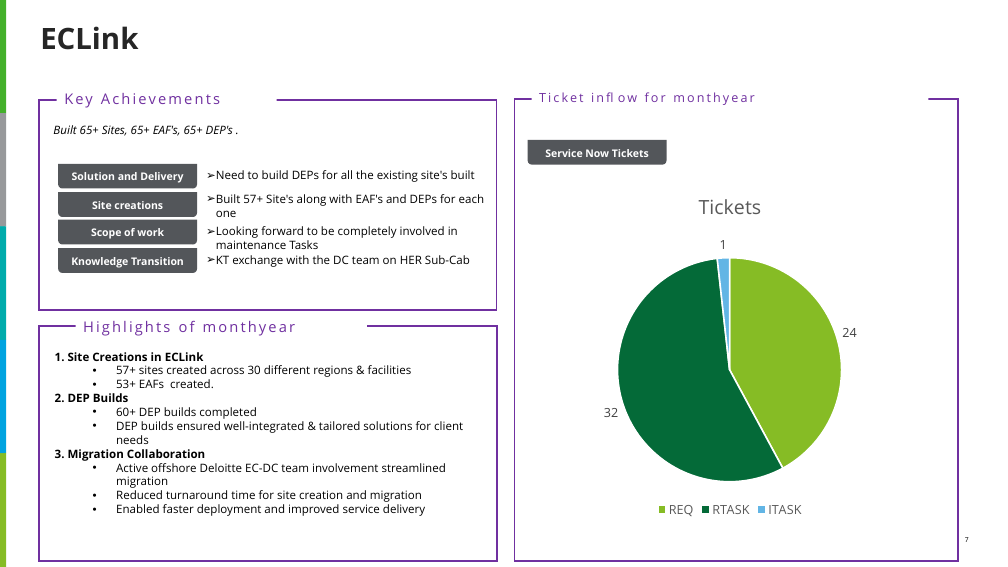
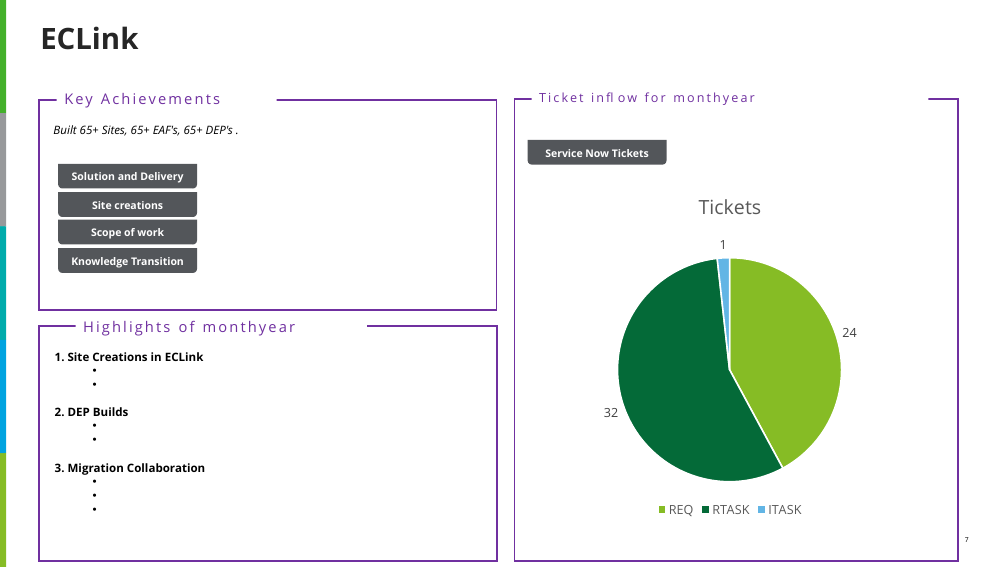
Before and after one commit to akshaya3206/Tracker-WeeklyDeck, a slide deck: slide 7 of Monthly_updates_CHRISTUS POD-1 Template.pptx. Drawn at 1008x567 pixels with LibreOffice and Linux fonts; fonts in the diff are those of the drawing. Boxes give left, top, right and bottom in pixels: in the first picture for what was removed or moved away, otherwise in the second. Text is boxed around its words. In the diff, an @@ line names an element or a change of style, - is before the commit and + after.

```diff
--- a/Monthly_updates_CHRISTUS POD-1 Template.pptx
+++ b/Monthly_updates_CHRISTUS POD-1 Template.pptx
@@ text removed at bbox=[216, 170, 475, 182] @@
-➢ Need to build DEPs for all the existing site's built
@@ text removed at bbox=[216, 194, 485, 217] @@
-➢ Built 57+ Site's along with EAF's and DEPs for each one
@@ text removed at bbox=[216, 226, 458, 249] @@
-➢ Looking forward to be completely involved in maintenance Tasks
@@ text removed at bbox=[216, 255, 470, 267] @@
-➢ KT exchange with the DC team on HER Sub-Cab
@@ text at bbox=[116, 365, 412, 388]: paragraphs removed @@
-  • 57+ sites created across 30 different regions & facilities
-  • 53+ EAFs created.
@@ text at bbox=[116, 407, 463, 444]: paragraphs removed @@
-  • 60+ DEP builds completed
-  • DEP builds ensured well-integrated & tailored solutions for client needs
@@ text at bbox=[116, 463, 446, 516]: paragraphs removed @@
-  • Active offshore Deloitte EC-DC team involvement streamlined migration
-  • Reduced turnaround time for site creation and migration
-  • Enabled faster deployment and improved service delivery
```
Also in this commit, not shown: 5 other slides changed, 4 other files.
